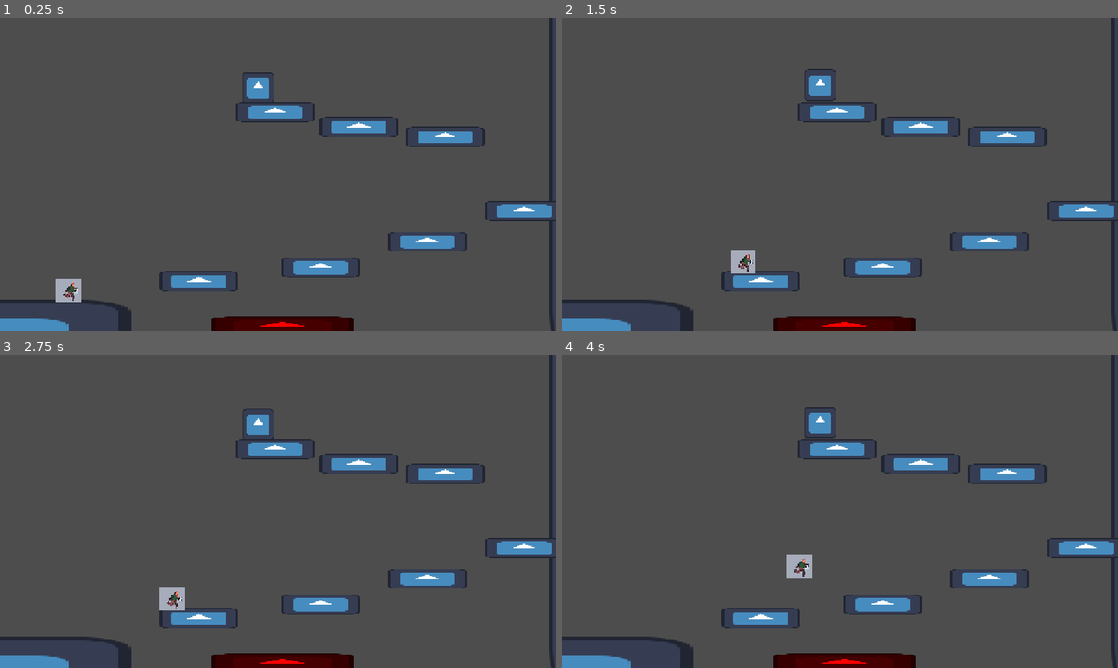
Above: before the commit, frames 1-4 (two rows, left to right).
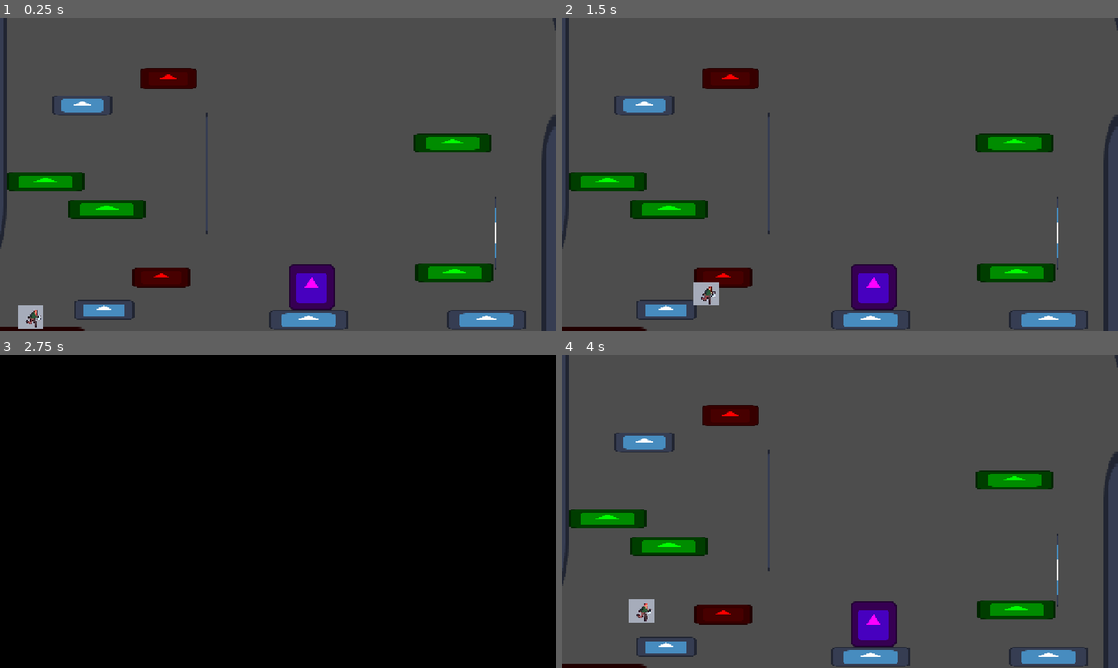
Above: after the commit, the same moments.

Repository: nandedeska/ggj-2026
Game: Godot game, scene res://scenes/LEVEL_THREE.tscn
Same seed, same stepped clock (60 frames per second), same inputs: the game is played once before the commit and once after it. Before the commit the project starts from res://scenes/LEVEL_ONE.tscn. The engine's default icon, where the game draws it, is replaced by a stand-in: a white triangle on a blue panel in a dark square.
Inputs:
- Up to frame 1 (0.25 s): no input
- Up to frame 2 (1.5 s): tap Enter at 0.5 s; hold F (mask) 0.53-1.28 s; hold D (move_right) from 0.53 s (still down); tap W (jump) at 0.77 s; tap F (mask) at 1.35 s
- Up to frame 3 (2.75 s): tap W (jump) at 1.52 s; release D (move_right) at 2.03 s; hold A (move_left) from 2.03 s (still down); hold F (mask) from 2.03 s (still down)
- Up to frame 4 (4 s): release A (move_left) at 2.78 s; release F (mask) at 2.78 s; hold D (move_right) from 2.78 s (still down); tap F (mask) at 2.85 s; tap W (jump) at 3.02, 3.77 s; hold F (mask) from 3.53 s (still down)

The runs differ from the first frame. In frame 1, 15% of the frame differs, in the area x 0-100%, y 0-100%; in frame 2, 15%; in frame 3, 100%; in frame 4, 15%.

Commit message:
level 1-3 done
level 1-3 done

Diff:
--- a/project.godot
+++ b/project.godot
@@ -15,7 +15,7 @@
 [application]
 
 config/name="ggj2026"
-run/main_scene="uid://t6mkmfts5mkc"
+run/main_scene="uid://bo3epdo82hn42"
 config/features=PackedStringArray("4.5", "Mobile")
 config/icon="res://graphics/icon.svg"
 
--- a/scenes/LEVEL_ONE.tscn
+++ b/scenes/LEVEL_ONE.tscn
@@ -12,7 +12,7 @@
 [sub_resource type="WorldBoundaryShape2D" id="WorldBoundaryShape2D_t8vnw"]
 distance = 109.58267
 
-[node name="Node2D" type="Node2D"]
+[node name="levelOne" type="Node2D"]
 
 [node name="StaticBody2D" parent="." instance=ExtResource("1_18u1n")]
 position = Vector2(-349.00003, 177.00002)
--- a/scenes/LEVEL_THREE.tscn
+++ b/scenes/LEVEL_THREE.tscn
@@ -1,3 +1,125 @@
-[gd_scene format=3 uid="uid://bm0u1yjjgtiqv"]
+[gd_scene load_steps=10 format=3 uid="uid://bo3epdo82hn42"]
 
-[node name="THREE" type="Node2D"]
+[ext_resource type="PackedScene" uid="uid://bg2xj8ql16rcl" path="res://scenes/platform.tscn" id="1_i7d8l"]
+[ext_resource type="PackedScene" uid="uid://dwcyago5htpj6" path="res://scenes/player.tscn" id="2_f6ieg"]
+[ext_resource type="PackedScene" uid="uid://j44k7oh6sffr" path="res://scenes/un_ghost block.tscn" id="3_i33jm"]
+[ext_resource type="PackedScene" uid="uid://bi0wsldo5wjfe" path="res://scenes/ghostBlock.tscn" id="4_cdqrl"]
+[ext_resource type="PackedScene" uid="uid://cms0c2bepwlcw" path="res://scenes/kill_zone.tscn" id="5_un6j1"]
+[ext_resource type="PackedScene" uid="uid://cd4e0u552mlvc" path="res://scenes/box.tscn" id="6_a46xb"]
+[ext_resource type="PackedScene" uid="uid://dlrcubyntpx74" path="res://scenes/topBreakableBlock.tscn" id="7_yfmwt"]
+[ext_resource type="PackedScene" uid="uid://dya6kv7tdgi4i" path="res://scenes/sideCameraController.tscn" id="8_00ybr"]
+
+[sub_resource type="WorldBoundaryShape2D" id="WorldBoundaryShape2D_gw0bb"]
+
+[node name="levelThree" type="Node2D"]
+
+[node name="StaticBody2D2" parent="." instance=ExtResource("1_i7d8l")]
+position = Vector2(326, -336)
+rotation = 1.5707964
+scale = Vector2(5, 5)
+collision_layer = 3
+
+[node name="StaticBody2D6" parent="." instance=ExtResource("1_i7d8l")]
+position = Vector2(-324.99994, -118.000046)
+rotation = 1.5707964
+scale = Vector2(5, 5)
+collision_layer = 3
+
+[node name="StaticBody2D15" parent="." instance=ExtResource("1_i7d8l")]
+position = Vector2(327, 139.00002)
+rotation = 1.5707964
+scale = Vector2(5, 6.0022807)
+collision_layer = 3
+
+[node name="StaticBody2D12" parent="." instance=ExtResource("1_i7d8l")]
+position = Vector2(-72, -1)
+rotation = 1.5707964
+scale = Vector2(1.5391872, -0.072907686)
+collision_layer = 3
+
+[node name="StaticBody2D17" parent="." instance=ExtResource("1_i7d8l")]
+position = Vector2(220, 59)
+rotation = 1.5707964
+scale = Vector2(0.92595536, -0.09907596)
+collision_layer = 3
+
+[node name="player" parent="." instance=ExtResource("2_f6ieg")]
+position = Vector2(-250, 158)
+scale = Vector2(1, 0.99270076)
+
+[node name="StaticBody2D3" parent="." instance=ExtResource("3_i33jm")]
+position = Vector2(-253, 290)
+scale = Vector2(1.5560143, 13.584098)
+collision_layer = 3
+
+[node name="StaticBody2D4" parent="." instance=ExtResource("3_i33jm")]
+position = Vector2(-176, 137)
+scale = Vector2(0.7599988, 1)
+collision_layer = 3
+
+[node name="StaticBody2D9" parent="." instance=ExtResource("3_i33jm")]
+position = Vector2(-198, -70)
+scale = Vector2(0.7599988, 1)
+collision_layer = 3
+
+[node name="StaticBody2D7" parent="." instance=ExtResource("3_i33jm")]
+position = Vector2(31, 147)
+collision_layer = 3
+
+[node name="StaticBody2D19" parent="." instance=ExtResource("3_i33jm")]
+position = Vector2(211, 147)
+collision_layer = 3
+
+[node name="StaticBody2D8" parent="." instance=ExtResource("4_cdqrl")]
+position = Vector2(-251.99997, 290)
+scale = Vector2(1.6283784, 13.584098)
+collision_layer = 3
+
+[node name="StaticBody2D10" parent="." instance=ExtResource("3_i33jm")]
+position = Vector2(-31, 184)
+scale = Vector2(2.3406403, 0.2021305)
+collision_layer = 3
+
+[node name="StaticBody2D14" parent="." instance=ExtResource("4_cdqrl")]
+position = Vector2(-30, 183)
+scale = Vector2(2.449508, 0.2021305)
+collision_layer = 3
+
+[node name="StaticBody2D13" parent="." instance=ExtResource("4_cdqrl")]
+position = Vector2(-117.999985, 104)
+scale = Vector2(0.7255801, 1.022438)
+collision_layer = 3
+
+[node name="StaticBody2D16" parent="." instance=ExtResource("4_cdqrl")]
+position = Vector2(-110.999985, -97)
+scale = Vector2(0.7255801, 1.022438)
+collision_layer = 3
+
+[node name="killZone" parent="." instance=ExtResource("5_un6j1")]
+position = Vector2(-23.999998, 183)
+scale = Vector2(0.99691594, 1.1519278)
+
+[node name="CollisionShape2D2" type="CollisionShape2D" parent="killZone"]
+position = Vector2(28.08662, -10.417322)
+shape = SubResource("WorldBoundaryShape2D_gw0bb")
+
+[node name="StaticBody2D" parent="." instance=ExtResource("7_yfmwt")]
+position = Vector2(-168, 49.000004)
+scale = Vector2(1.3200005, 1.2533765)
+
+[node name="StaticBody2D11" parent="." instance=ExtResource("7_yfmwt")]
+position = Vector2(184, 113)
+scale = Vector2(1.3200005, 1.2533765)
+
+[node name="StaticBody2D22" parent="." instance=ExtResource("7_yfmwt")]
+position = Vector2(182, -18)
+scale = Vector2(1.3200005, 1.2533765)
+
+[node name="StaticBody2D5" parent="." instance=ExtResource("7_yfmwt")]
+position = Vector2(-230, 21.000004)
+scale = Vector2(1.3200005, 1.2533765)
+
+[node name="Controller" parent="." instance=ExtResource("8_00ybr")]
+
+[node name="RigidBody2D" parent="." instance=ExtResource("6_a46xb")]
+position = Vector2(34, 126)
--- a/scenes/LEVEL_TWO.tscn
+++ b/scenes/LEVEL_TWO.tscn
@@ -11,7 +11,7 @@
 
 [sub_resource type="WorldBoundaryShape2D" id="WorldBoundaryShape2D_cdsyk"]
 
-[node name="Node2D2" type="Node2D"]
+[node name="levelTwo" type="Node2D"]
 
 [node name="StaticBody2D2" parent="." instance=ExtResource("1_hte5k")]
 position = Vector2(326, -144)
